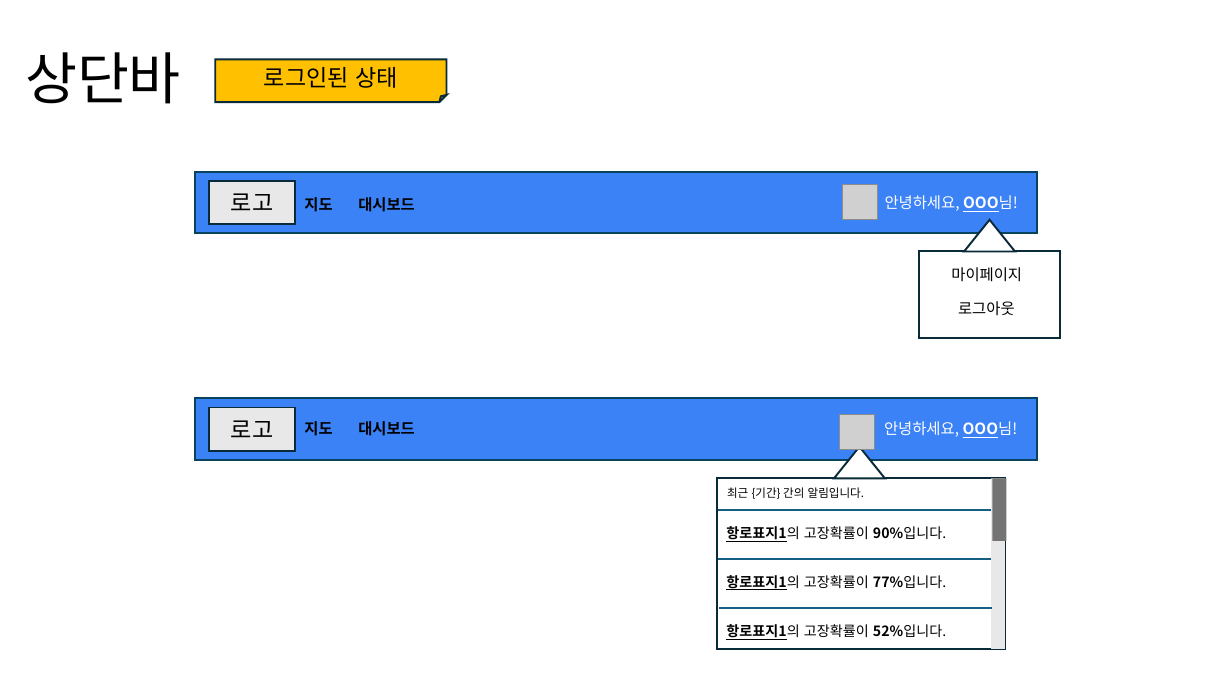
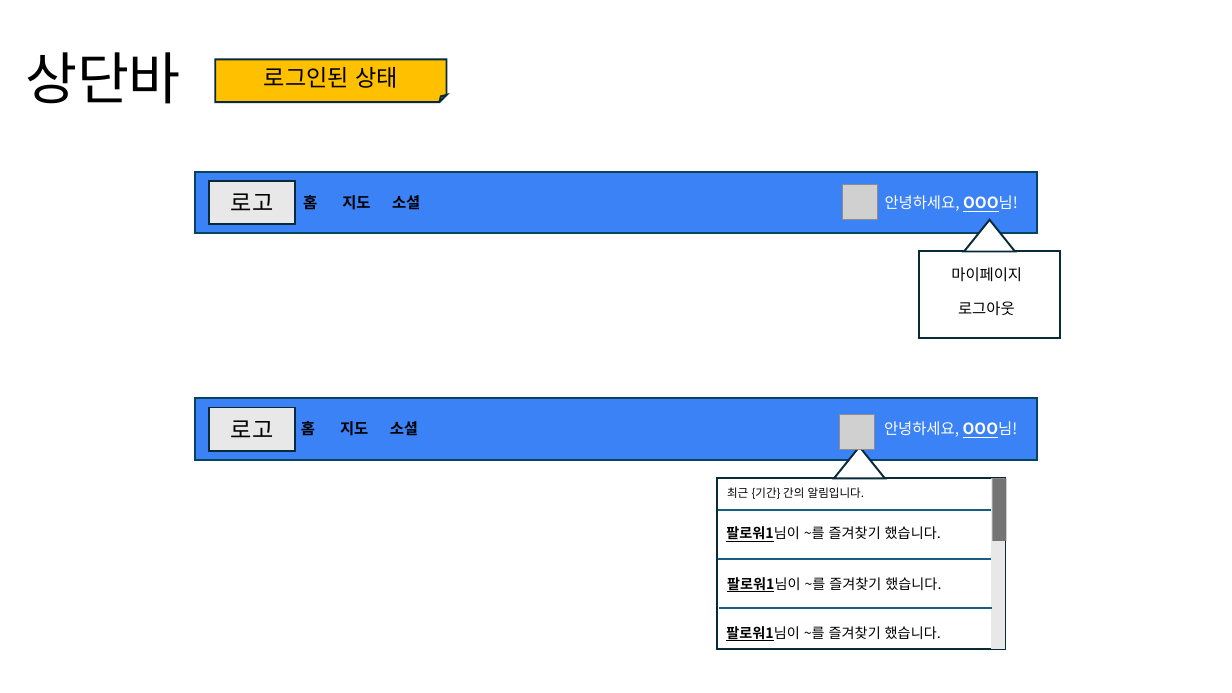
Before and after one commit to positiveWand/project-trip-sns, a slide deck: slide 5 of document/UI 설계서(draft).pptx. Drawn at 1232x693 pixels with LibreOffice and Linux fonts; fonts in the diff are those of the drawing; grey boxes stand for pictures. Boxes give left, top, right and bottom in pixels: in the first picture for what was removed or moved away, otherwise in the second. Text is boxed around its words. In the diff, an @@ line names an element or a change of style, - is before the commit and + after.

Commit message:
feat/frontend: 항로표지 프로젝트 -> 관광지 SNS 프로젝트 전환

```diff
--- a/document/UI 설계서(draft).pptx
+++ b/document/UI 설계서(draft).pptx
@@ text added at (303,193,317,213), 12 pt, text #000000, bold @@
+홈
@@ text "지도": place and size @@
-text "지도" at (304,197,332,212)
+text "지도" at (342,195,370,210)
@@ text removed at (358,197,415,212) @@
-대시보드
@@ text added at (392,195,420,210), 12 pt, text #000000, bold @@
+소셜
@@ text added at (301,419,315,439), 12 pt, text #000000, bold @@
+홈
@@ text "지도": place and size @@
-text "지도" at (304,421,332,436)
+text "지도" at (340,421,368,436)
@@ text removed at (358,421,415,436) @@
-대시보드
@@ text added at (390,421,418,436), 12 pt, text #000000, bold @@
+소셜
@@ text at (726,526,941,542): text changed @@
-항로표지1의 고장확률이 90%입니다.
+팔로워1님이 ~를 즐겨찾기 했습니다.
@@ text at (727,577,941,592): text changed @@
-항로표지1의 고장확률이 77%입니다.
+팔로워1님이 ~를 즐겨찾기 했습니다.
@@ text at (726,626,941,641): text changed @@
-항로표지1의 고장확률이 52%입니다.
+팔로워1님이 ~를 즐겨찾기 했습니다.
```
Also in this commit, not shown: 7 other slides changed, 8 slides added, 5 slides removed, 13 other files.
